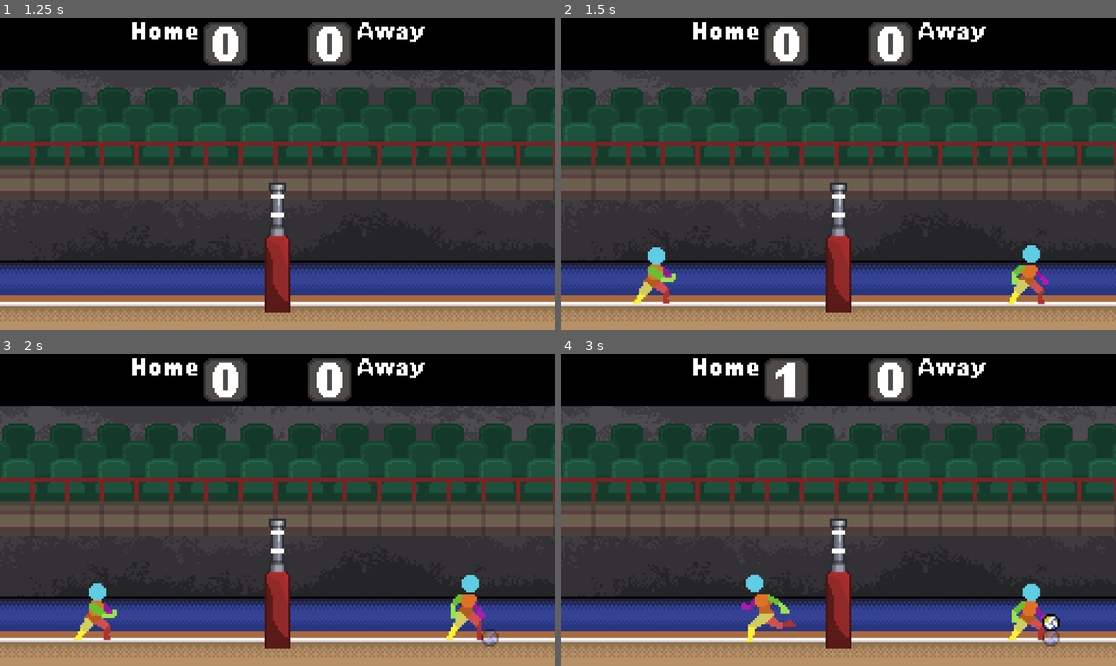
Above: before the commit, frames 1-4 (two rows, left to right).
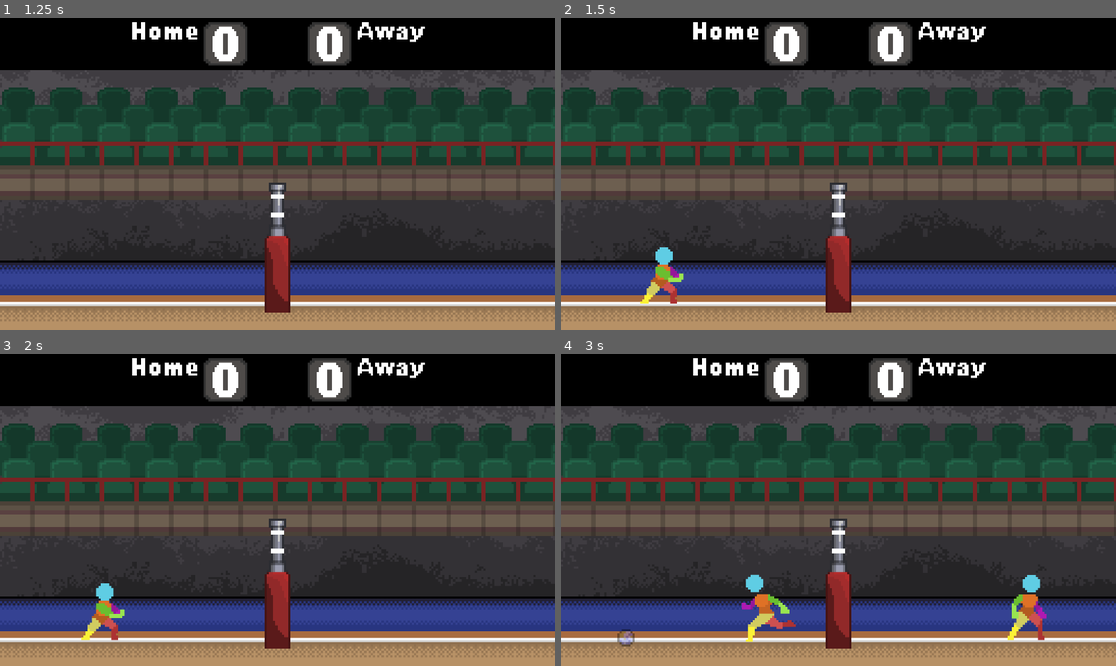
Above: after the commit, the same moments.

Repository: wonderdip/Arcade-Game
Game: Godot game, scene res://Scenes/main_menu.tscn
The game is run twice, just before and just after one commit, with the same random seed, the same clock (stepped at 60 frames per second) and the same inputs.
Inputs:
- Up to frame 1 (1.25 s): click "Local Play" at 0.5 s
- Up to frame 2 (1.5 s): tap Enter at 1.25 s; hold D (right) from 1.28 s (still down); hold C (Bump, bound only before the commit) from 1.28 s (still down)
- Up to frame 3 (2 s): keep holding D (right); keep holding C (Bump, bound only before the commit); tap W (jump) at 1.52, 1.82 s; tap E (hit) at 1.55 s
- Up to frame 4 (3 s): release C (Bump, bound only before the commit) at 2.03 s; tap E (hit) at 2.1 s; tap W (jump) at 2.27, 2.57 s; tap K (hit_2) at 2.3, 2.85 s; release D (right) at 2.78 s; hold A (left) from 2.78 s (still down)

Frame 1 is identical in both runs. In frame 2, 1.4% of the frame differs, in the area x 12-88%, y 72-92%; in frame 3, 1.6%, in the area x 13-90%, y 70-94%; in frame 4, 1.3%.

Commit message:
well two player keyboard works

Diff:
--- a/Scripts/local_player_manager.gd
+++ b/Scripts/local_player_manager.gd
@@ -15,29 +15,55 @@
 var ready_to_accept_players: bool = false
 var keyboard_count: int = 0
 var controller_count: int = 0
+var player_1_actions: Array = ["bump_1", "hit_1", "jump_1", "left_1", "right_1"]
+var player_2_actions: Array = ["bump_2", "hit_2", "jump_2", "left_2", "right_2"]
+
 
 func _ready():
 	set_process_input(true)
 	await get_tree().process_frame
-	ready_to_accept_players = true
-	print("LocalPlayerManager ready!")
-	print("Press any key/button to join as Player 1")
-	print("Then press another key/button to join as Player 2")
 
 func _input(event: InputEvent):
-	if not ready_to_accept_players:
+	if not ready_to_accept_players or player_count >= max_players:
 		return
 
-	if player_count >= max_players:
-		return
+	# Register Player 1
+	if player_count == 0:
+		# Controller registration
+		if event is InputEventJoypadButton and event.pressed:
+			_try_register_device(event.device, "controller")
+			print("Player 1 registered with controller")
+			return # Prevent further registration this frame
+		elif event is InputEventJoypadMotion and abs(event.axis_value) > 0.5:
+			_try_register_device(event.device, "controller")
+			print("Player 1 registered with controller (motion)")
+			return
 
-	# Detect keyboard input
-	if event is InputEventKey and event.pressed and not event.echo:
-		_try_register_device(0, "keyboard")
+		# Keyboard registration
+		for action in player_1_actions:
+			if event.is_action_pressed(action):
+				_try_register_device(event.device, "keyboard")
+				print("Player 1 registered with keyboard")
+				return
 
-	# Detect joypad input
-	elif event is InputEventJoypadButton and event.pressed:
-		_try_register_device(event.device, "controller")
+	# Register Player 2
+	elif player_count == 1:
+		# Controller registration
+		if event is InputEventJoypadButton and event.pressed:
+			_try_register_device(event.device, "controller")
+			print("Player 2 registered with controller", event.device)
+			return
+		elif event is InputEventJoypadMotion and abs(event.axis_value) > 0.5:
+			_try_register_device(event.device, "controller")
+			print("Player 2 registered with controller (motion)")
+			return
+
+		# Keyboard registration
+		for action in player_2_actions:
+			if event.is_action_pressed(action):
+				_try_register_device(event.device, "keyboard")
+				print("Player 2 registered with keyboard", event.device)
+				return
 
 func _try_register_device(device_id: int, input_type: String) -> bool:
 	# For keyboard, allow up to 2 players
@@ -56,17 +82,13 @@
 
 	# Register the device
 	player_count += 1
+	print(player_count)
 	registered_devices.append({"device_id": device_id, "input_type": input_type, "player_number": player_count})
 
 	var device_name = "keyboard" if input_type == "keyboard" else ("controller " + str(device_id))
 	print("Player ", player_count, " joined with ", device_name)
 
-	player_joined.emit(device_id, player_count, input_type)
-
-	if player_count < max_players:
-		print("Waiting for Player ", player_count + 1, " to join...")
-	else:
-		print("Both players joined! Starting game...")
+	emit_signal("player_joined", device_id, player_count, input_type)
 
 	return true
 
--- a/Scripts/main_menu.gd
+++ b/Scripts/main_menu.gd
@@ -12,7 +12,7 @@
 
 	Networkhandler.is_local = true
 	get_tree().change_scene_to_file("res://Scenes/world.tscn")
-
+	LocalPlayerManager.ready_to_accept_players = true
 func _on_join_pressed() -> void:
 	Networkhandler.is_local = false
 	Networkhandler.start_client()
--- a/Scripts/player.gd
+++ b/Scripts/player.gd
@@ -81,7 +81,7 @@
 		sprite.play("Hit")
 
 	# Handle bump
-	if _is_action_pressed("Bump") and is_on_floor() and not is_hitting:
+	if _is_action_pressed("bump") and is_on_floor() and not is_hitting:
 		if not is_bumping:
 			is_bumping = true
 			player_arms.bump()
--- a/Scripts/score_board.gd
+++ b/Scripts/score_board.gd
@@ -10,7 +10,7 @@
 func _ready() -> void:
 	player_one_sprite.frame = 0
 	player_two_sprite.frame = 0
-	last_point = randi_range(1, 2)
+	last_point = 1
 
 func update_score(player):
 	if player == 1:
--- a/Scripts/world.gd
+++ b/Scripts/world.gd
@@ -29,50 +29,18 @@
 				await get_tree().create_timer(1.0).timeout
 				spawn_ball()
 	elif Networkhandler.is_local:
-		print("Local mode detected - calling setup_local_multiplayer()")
-		# Local mode - setup player manager
-		setup_local_multiplayer()
+		LocalPlayerManager.player_joined.connect(_on_local_player_joined)
 	else:
 		print("WARNING: Neither network nor local mode!")
 
-func setup_local_multiplayer() -> void:
-	print("=== Setting up local multiplayer ===")
-
-	# Create the player manager
-	var PlayerManager = load("res://Scripts/local_player_manager.gd")
-	local_player_manager = PlayerManager.new()
-	local_player_manager.name = "LocalPlayerManager"
-	local_player_manager.max_players = 2
-
-	# Connect to player join signal BEFORE adding to tree
-	var connection_result = local_player_manager.player_joined.connect(_on_local_player_joined)
-	print("Signal connection result: ", connection_result)
-	print("Is signal connected? ", local_player_manager.player_joined.is_connected(_on_local_player_joined))
-
-	add_child(local_player_manager)
-
-	# Test if the function can be called directly
-	print("Testing direct function call...")
-	# Don't actually call it, just verify it exists
-	if has_method("_on_local_player_joined"):
-		print("_on_local_player_joined method exists")
-	else:
-		print("ERROR: _on_local_player_joined method NOT found!")
-
-	print("Press any button/key to join! (Up to 2 players)")
-	print("Keyboard device ID: 0")
-	print("Controller devices will have IDs > 0")
-
 func _on_local_player_joined(device_id: int, player_number: int, input_type: String):
-	print("=== _on_local_player_joined called ===")
-	print("Device ID: ", device_id, " Player Number: ", player_number, " Input Type: ", input_type)
 
 	# Spawn the player
 	var player = player_scene.instantiate()
 	print("Player scene instantiated: ", player)
 
 	player.name = "Player_" + str(player_number)
-	player.position = local_player_manager.get_spawn_position(player_number)
+	player.position = LocalPlayerManager.get_spawn_position(player_number)
 	print("Player position set to: ", player.position)
 
 	add_child(player)
--- a/project.godot
+++ b/project.godot
@@ -55,7 +55,7 @@
 , Object(InputEventJoypadButton,"resource_local_to_scene":false,"resource_name":"","device":-1,"button_index":2,"pressure":0.0,"pressed":false,"script":null)
 ]
 }
-Bump={
+bump={
 "deadzone": 0.2,
 "events": [Object(InputEventKey,"resource_local_to_scene":false,"resource_name":"","device":-1,"window_id":0,"alt_press …(191 unchanged characters)…
 , Object(InputEventJoypadButton,"resource_local_to_scene":false,"resource_name":"","device":-1,"button_index":1,"pressure":0.0,"pressed":false,"script":null)
@@ -64,56 +64,61 @@
 jump_1={
 "deadzone": 0.2,
 "events": [Object(InputEventKey,"resource_local_to_scene":false,"resource_name":"","device":0,"window_id":0,"alt_presse …(191 unchanged characters)…
+, Object(InputEventJoypadMotion,"resource_local_to_scene":false,"resource_name":"","device":0,"axis":1,"axis_value":-1.0,"script":null)
 ]
 }
 left_1={
 "deadzone": 0.2,
 "events": [Object(InputEventKey,"resource_local_to_scene":false,"resource_name":"","device":0,"window_id":0,"alt_presse …(190 unchanged characters)…
+, Object(InputEventJoypadMotion,"resource_local_to_scene":false,"resource_name":"","device":0,"axis":0,"axis_value":-1.0,"script":null)
 ]
 }
 right_1={
 "deadzone": 0.2,
 "events": [Object(InputEventKey,"resource_local_to_scene":false,"resource_name":"","device":0,"window_id":0,"alt_presse …(191 unchanged characters)…
+, Object(InputEventJoypadMotion,"resource_local_to_scene":false,"resource_name":"","device":0,"axis":0,"axis_value":1.0,"script":null)
 ]
 }
 hit_1={
 "deadzone": 0.2,
 "events": [Object(InputEventKey,"resource_local_to_scene":false,"resource_name":"","device":0,"window_id":0,"alt_presse …(191 unchanged characters)…
+, Object(InputEventJoypadButton,"resource_local_to_scene":false,"resource_name":"","device":0,"button_index":2,"pressure":0.0,"pressed":true,"script":null)
 ]
 }
-Bump_1={
+bump_1={
 "deadzone": 0.2,
 "events": [Object(InputEventKey,"resource_local_to_scene":false,"resource_name":"","device":0,"window_id":0,"alt_presse …(190 unchanged characters)…
+, Object(InputEventJoypadButton,"resource_local_to_scene":false,"resource_name":"","device":0,"button_index":1,"pressure":0.0,"pressed":true,"script":null)
 ]
 }
 jump_2={
 "deadzone": 0.2,
-"events": [Object(InputEventKey,"resource_local_to_scene":false,"resource_name":"","device":1,"window_id":0,"alt_pressed":false,"shift_pressed":false,"ctrl_pressed":false,"meta_pressed":false,"pressed":false,"keycode":0,"physical_keycode":4194320,"key_label":0,"unicode":0,"location":0,"echo":false,"script":null)
-, Object(InputEventJoypadMotion,"resource_local_to_scene":false,"resource_name":"","device":1,"axis":1,"axis_value":-1.0,"script":null)
+"events": [Object(InputEventJoypadMotion,"resource_local_to_scene":false,"resource_name":"","device":1,"axis":1,"axis_value":-1.0,"script":null)
+, Object(InputEventKey,"resource_local_to_scene":false,"resource_name":"","device":-1,"window_id":0,"alt_pressed":false,"shift_pressed":false,"ctrl_pressed":false,"meta_pressed":false,"pressed":false,"keycode":0,"physical_keycode":4194320,"key_label":0,"unicode":0,"location":0,"echo":false,"script":null)
 ]
 }
 left_2={
 "deadzone": 0.2,
-"events": [Object(InputEventKey,"resource_local_to_scene":false,"resource_name":"","device":1,"window_id":0,"alt_pressed":false,"shift_pressed":false,"ctrl_pressed":false,"meta_pressed":false,"pressed":false,"keycode":0,"physical_keycode":4194319,"key_label":0,"unicode":0,"location":0,"echo":false,"script":null)
-, Object(InputEventJoypadMotion,"resource_local_to_scene":false,"resource_name":"","device":1,"axis":0,"axis_value":-1.0,"script":null)
+"events": [Object(InputEventJoypadMotion,"resource_local_to_scene":false,"resource_name":"","device":1,"axis":0,"axis_value":-1.0,"script":null)
+, Object(InputEventKey,"resource_local_to_scene":false,"resource_name":"","device":-1,"window_id":0,"alt_pressed":false,"shift_pressed":false,"ctrl_pressed":false,"meta_pressed":false,"pressed":false,"keycode":0,"physical_keycode":4194319,"key_label":0,"unicode":0,"location":0,"echo":false,"script":null)
 ]
 }
 right_2={
 "deadzone": 0.2,
-"events": [Object(InputEventKey,"resource_local_to_scene":false,"resource_name":"","device":1,"window_id":0,"alt_pressed":false,"shift_pressed":false,"ctrl_pressed":false,"meta_pressed":false,"pressed":false,"keycode":0,"physical_keycode":4194321,"key_label":0,"unicode":0,"location":0,"echo":false,"script":null)
-, Object(InputEventJoypadMotion,"resource_local_to_scene":false,"resource_name":"","device":1,"axis":0,"axis_value":1.0,"script":null)
+"events": [Object(InputEventJoypadMotion,"resource_local_to_scene":false,"resource_name":"","device":1,"axis":0,"axis_value":1.0,"script":null)
+, Object(InputEventKey,"resource_local_to_scene":false,"resource_name":"","device":-1,"window_id":0,"alt_pressed":false,"shift_pressed":false,"ctrl_pressed":false,"meta_pressed":false,"pressed":false,"keycode":0,"physical_keycode":4194321,"key_label":0,"unicode":0,"location":0,"echo":false,"script":null)
 ]
 }
 hit_2={
 "deadzone": 0.2,
-"events": [Object(InputEventKey,"resource_local_to_scene":false,"resource_name":"","device":-1,"window_id":0,"alt_pressed":false,"shift_pressed":false,"ctrl_pressed":false,"meta_pressed":false,"pressed":false,"keycode":0,"physical_keycode":75,"key_label":0,"unicode":107,"location":0,"echo":false,"script":null)
-, Object(InputEventJoypadButton,"resource_local_to_scene":false,"resource_name":"","device":1,"button_index":2,"pressure":0.0,"pressed":true,"script":null)
+"events": [Object(InputEventJoypadButton,"resource_local_to_scene":false,"resource_name":"","device":1,"button_index":2,"pressure":0.0,"pressed":true,"script":null)
+, Object(InputEventKey,"resource_local_to_scene":false,"resource_name":"","device":-1,"window_id":0,"alt_pressed":false,"shift_pressed":false,"ctrl_pressed":false,"meta_pressed":false,"pressed":false,"keycode":0,"physical_keycode":75,"key_label":0,"unicode":107,"location":0,"echo":false,"script":null)
 ]
 }
-Bump_2={
+bump_2={
 "deadzone": 0.2,
-"events": [Object(InputEventKey,"resource_local_to_scene":false,"resource_name":"","device":-1,"window_id":0,"alt_pressed":false,"shift_pressed":false,"ctrl_pressed":false,"meta_pressed":false,"pressed":false,"keycode":0,"physical_keycode":76,"key_label":0,"unicode":108,"location":0,"echo":false,"script":null)
-, Object(InputEventJoypadButton,"resource_local_to_scene":false,"resource_name":"","device":1,"button_index":1,"pressure":0.0,"pressed":true,"script":null)
+"events": [Object(InputEventJoypadButton,"resource_local_to_scene":false,"resource_name":"","device":1,"button_index":1,"pressure":0.0,"pressed":true,"script":null)
+, Object(InputEventKey,"resource_local_to_scene":false,"resource_name":"","device":-1,"window_id":0,"alt_pressed":false,"shift_pressed":false,"ctrl_pressed":false,"meta_pressed":false,"pressed":false,"keycode":0,"physical_keycode":76,"key_label":0,"unicode":108,"location":0,"echo":false,"script":null)
 ]
 }
 spawnball_1={
